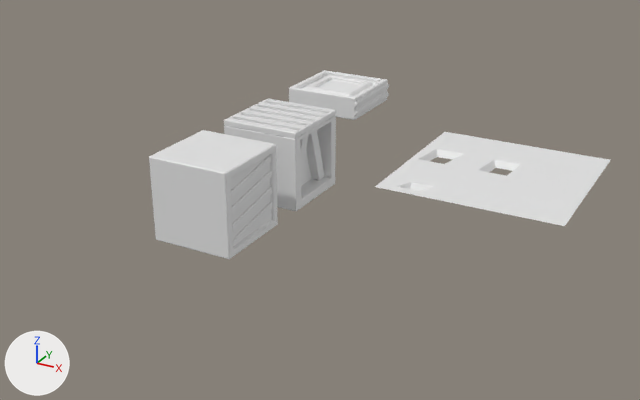
The Blender file Assets/Models/BaseRamp.blend as it was, and as the next commit left it.
Camera for both pictures: a 50 mm lens placed at (5.41, -8.84, 3.89), pointed at (1.14, -1.08, 0.01). Arrows for +X, +Y and +Z are at lower left; the lights stay in place.

Objects in the first picture: 'Background', 'Floor', 'Walkway', 'Wall'.
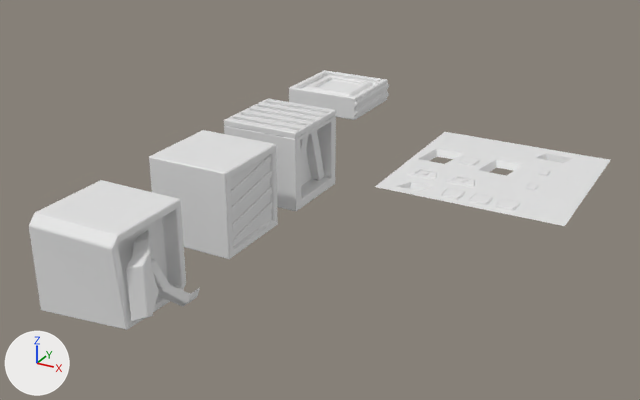
Location of each change, (x1, y1, x2, y2) in pixels of the pictures (640 x 400 px):
```json
{"object": "Broken Tile", "change": "added", "after": [29, 180, 200, 330]}
```

Edits to the scene script, one JSON object a line:
```json
{"op": "add", "block": "me_cube_003", "code": ["me_cube_003 = bpy.data.meshes.new('Cube.003')", "me_cube_003.from_pydata(...)  # 62 vertices, 54 faces; spans x -0.5..0.761, y -0.5..0.522, z -0.538..0.5"]}
{"op": "add", "block": "ob_broken_tile", "code": ["ob_broken_tile = bpy.data.objects.new('Broken Tile', me_cube_003)", "ob_broken_tile.location = (0.0, -3.164, 0.0)", "_m = ob_broken_tile.modifiers.new('Bevel', 'BEVEL')", "_m.width = 0.01", "_m.width_pct = 0.01"]}
```
